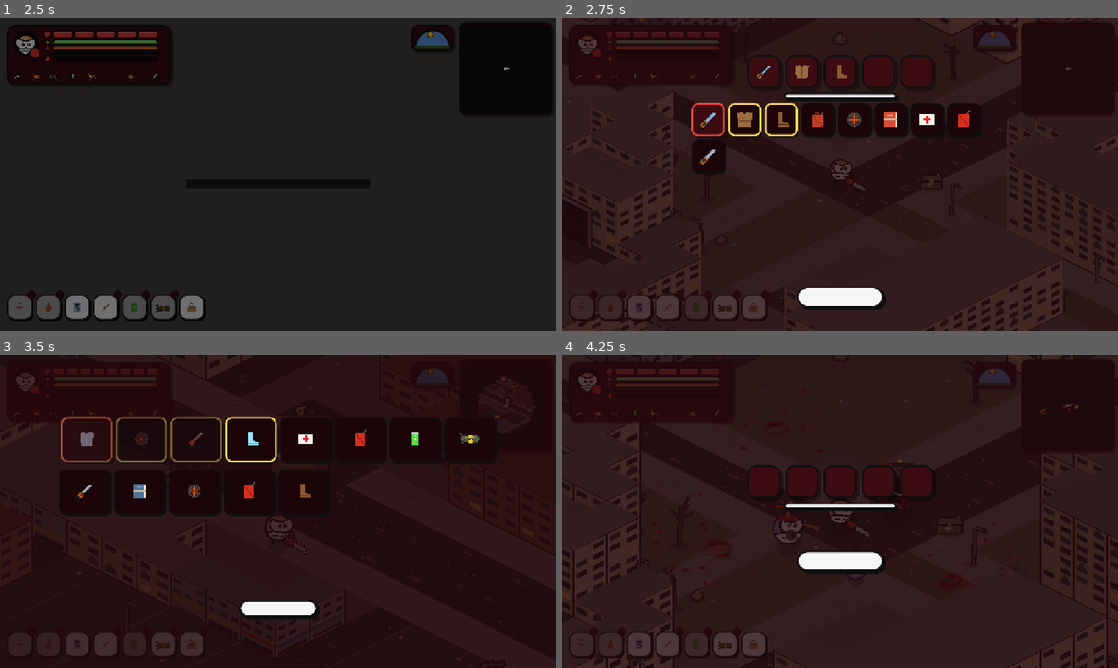
Above: before the commit, frames 1-4 (two rows, left to right).
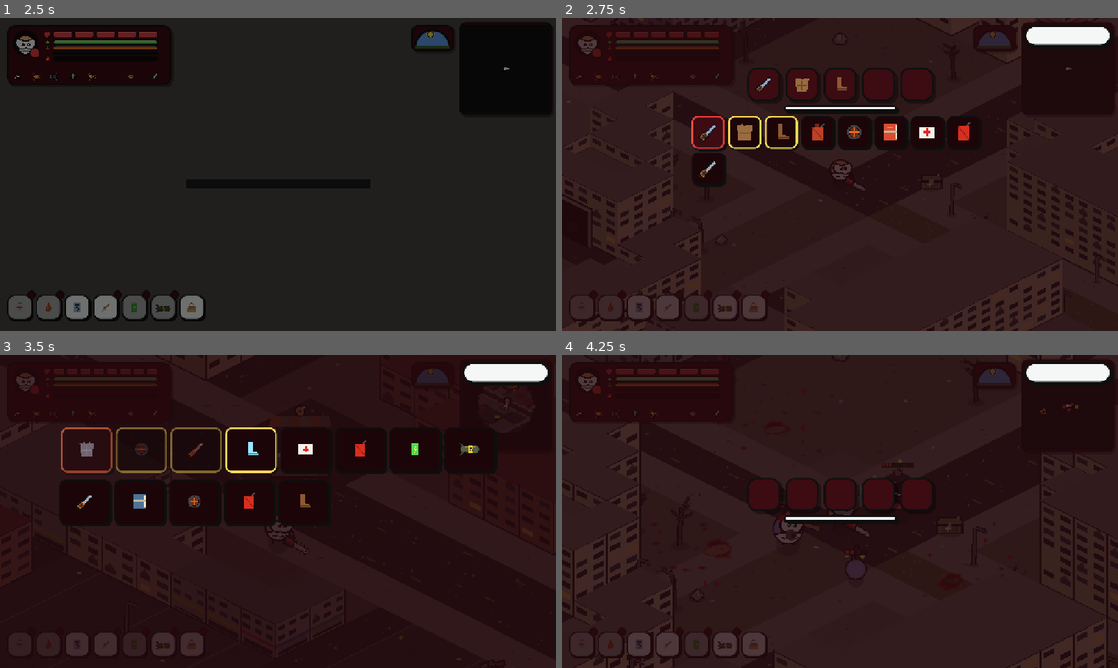
Above: after the commit, the same moments.

Repository: fdamore1984/ciccio-massacro
Game: Godot game, scene res://tools/store_capture.tscn
Same seed, same stepped clock (60 frames per second), same inputs: the game is played once before the commit and once after it. This scene is started directly instead of the project's main scene.
Inputs (mouse positions are in pixels of both pictures, inside the frame that each line leads up to):
- Up to frame 1 (2.5 s): tap Enter (ui_accept) at 0.5 s; move the mouse to (400, 158) at 0.52 s; hold D (move_right) 0.53-1.25 s; hold K (parry) 0.53-1.25 s; tap E (interact) at 0.6 s; click (400, 158) at 0.67 s; tap F (jump) at 0.77 s; drag from (166, 190) to (250, 237) at 1.27 s; move the mouse to (333, 105) at 2.02 s; hold D (move_right) from 2.03 s (still down); hold J (attack) from 2.03 s (still down); click (333, 105) at 2.17 s; tap K (parry) at 2.3 s
- Up to frame 2 (2.75 s): keep holding D (move_right); keep holding J (attack)
- Up to frame 3 (3.5 s): release D (move_right) at 2.75 s; release J (attack) at 2.75 s; drag from (250, 574) to (111, 464) at 2.77 s
- Up to frame 4 (4.25 s): move the mouse to (1006, 558) at 3.52 s; hold A (move_left) from 3.53 s (still down); hold Space (dodge) from 3.53 s (still down); click (1006, 558) at 3.67 s; tap F (jump) at 3.77 s; tap K (parry) at 3.8 s; tap I (inventory) at 4.15 s

Frame 1 is identical in both runs. In frame 2, 7.5% of the frame differs, in the area x 23-99%, y 2-94%; in frame 3, 5.2%; in frame 4, 3.9%.

Commit message:
Touch: tasto Interagisci e Chiudi in alto a destra
- Col touch vicino a un elemento con cui interagire compare il tasto
  verde Interagisci (TouchControls); il suggerimento sopra l'elemento
  mostra solo "Interagisci", senza il tasto della tastiera.
- Il pulsante Chiudi di inventario e negozio sta in alto a destra, come
  nella mappa, così non finisce mai fuori dallo schermo.
- Tutorial touch e docs/web.md aggiornati; screenshot e tutorial rigenerati.

Co-Authored-By: Claude Opus 5.5 <noreply@anthropic.com>
Claude-Session: https://claude.ai/code/session_01CG3rgCZVEuqp93eSYVJzZp

Diff:
--- a/data/translations.csv
+++ b/data/translations.csv
@@ -352,7 +352,7 @@
 TOUCH_FRENZY,Frenzy,Frenesia
 TUTORIAL_TOUCH_HINT,"Tap Back and Next to turn the pages, Close to go back","Tocca Indietro e Avanti per sfogliare, Chiudi per tornare"
 TUTORIAL_TOUCH_CONTROLS_TITLE,Touch controls,Controlli touch
-TUTORIAL_TOUCH_CONTROLS_TEXT,"Drag your thumb on the left ha …(206 unchanged characters)… u only think about moving and fighting. To open a crate or trade with a merchant, tap the prompt that appears above it.","Trascina il pollice nella metà sinistra dello schermo per muovere Ciccio. In alto a sinistra, sotto le barre: Menù (pausa), Zaino (inventario) e Mappa. In basso a destra: Attacco e Schivata. Salto, scorte, piastre di kevlar, torcia e parata sono automatici: pensi solo a muoverti e a combattere. Per aprire una cassa o trattare con un mercante tocca il suggerimento che compare sopra."
+TUTORIAL_TOUCH_CONTROLS_TEXT,"Drag your thumb on the left ha …(206 unchanged characters)… u only think about moving and fighting. Near a crate, a merchant or a door the green Interact button appears: tap it (or the prompt above the object) to use it.","Trascina il pollice nella metà sinistra dello schermo per muovere Ciccio. In alto a sinistra, sotto le barre: Menù (pausa), Zaino (inventario) e Mappa. In basso a destra: Attacco e Schivata. Salto, scorte, piastre di kevlar, torcia e parata sono automatici: pensi solo a muoverti e a combattere. Vicino a una cassa, a un mercante o a una porta compare il tasto verde Interagisci: toccalo (o tocca il suggerimento sopra l'oggetto) per usarlo."
 TUTORIAL_TOUCH_ATTACK_TITLE,One button to attack,Un tasto per attaccare
 TUTORIAL_TOUCH_ATTACK_TEXT,"Hold Attack and Cheech fights on his own: first the chainsaw combo, then a power strike, th …(671 unchanged characters)…
 TUTORIAL_TOUCH_DEFENSE_TITLE,Automatic defense,Difesa automatica
--- a/scripts/interact_prompt.gd
+++ b/scripts/interact_prompt.gd
@@ -9,6 +9,9 @@
 signal activated
 
 const PANEL_SIZE := Vector2(150, 44)
+## Modalità Touch: solo "Interagisci", senza tasto (si interagisce col
+## tasto a schermo apposta, vedi TouchControls, o toccando il suggerimento).
+const TOUCH_PANEL_SIZE := Vector2(130, 44)
 const FONT_SIZE := 18
 const KEY_RADIUS := 14.0
 ## Pillola crema col contorno nero, come i pulsanti del sito (vedi UiStyle).
@@ -19,13 +22,14 @@
 const COLOR_TEXT := UiStyle.INK
 
 var _panel := UiStyle.pill(COLOR_PANEL, 3, 4.0)
+var _size := TOUCH_PANEL_SIZE if Platform.touch_mode else PANEL_SIZE
 
 
 func _ready() -> void:
 	focus_mode = Control.FOCUS_NONE
 	flat = true
-	custom_minimum_size = PANEL_SIZE
-	size = PANEL_SIZE
+	custom_minimum_size = _size
+	size = _size
 	visible = false
 	pressed.connect(_on_pressed)
 
@@ -44,7 +48,7 @@
 ## Mostra il suggerimento sopra il punto del mondo dato.
 func show_at(world_point: Vector2) -> void:
 	var screen := get_viewport().get_canvas_transform() * world_point
-	position = (screen - Vector2(PANEL_SIZE.x / 2.0, PANEL_SIZE.y)).round()
+	position = (screen - Vector2(_size.x / 2.0, _size.y)).round()
 	if not visible:
 		visible = true
 		queue_redraw()
@@ -52,7 +56,10 @@
 
 func _draw() -> void:
 	var font := ThemeDB.fallback_font
-	draw_style_box(_panel, Rect2(Vector2.ZERO, PANEL_SIZE))
+	draw_style_box(_panel, Rect2(Vector2.ZERO, _size))
+	if Platform.touch_mode:
+		draw_string(font, Vector2(0, _size.y / 2.0 + 6.5), tr("INTERACT"), HORIZONTAL_ALIGNMENT_CENTER, _size.x, FONT_SIZE, COLOR_TEXT)
+		return
 	var controller := not Input.get_connected_joypads().is_empty()
 	var key := Vector2(PANEL_SIZE.y / 2.0 + 2.0, PANEL_SIZE.y / 2.0)
 	Shapes.disc(self, key, KEY_RADIUS + 2.5, UiStyle.INK)
--- a/scripts/inventory_panel.gd
+++ b/scripts/inventory_panel.gd
@@ -97,15 +97,19 @@
 	box.add_child(_details)
 	_hint = _label("", 16, Color(1, 1, 1, 0.55))
 	box.add_child(_hint)
-	# Per il touch e il mouse: col controller e la tastiera chiudono B, Esc e I.
+	# Per il touch e il mouse: col controller e la tastiera chiudono B, Esc e
+	# I. In alto a destra, così resta sempre sullo schermo.
 	var close_button := Button.new()
 	close_button.text = "PANEL_CLOSE"
 	close_button.focus_mode = Control.FOCUS_NONE
-	close_button.size_flags_horizontal = Control.SIZE_SHRINK_CENTER
-	close_button.custom_minimum_size = Vector2(200, 48)
 	close_button.add_theme_font_size_override("font_size", 22)
+	close_button.set_anchors_and_offsets_preset(Control.PRESET_TOP_RIGHT)
+	close_button.offset_left = -216
+	close_button.offset_right = -16
+	close_button.offset_top = 16
+	close_button.offset_bottom = 64
 	close_button.pressed.connect(close)
-	box.add_child(close_button)
+	add_child(close_button)
 
 
 func _label(text: String, font_size: int, color: Color) -> Label:
--- a/scripts/shop_panel.gd
+++ b/scripts/shop_panel.gd
@@ -80,10 +80,15 @@
 	box.add_child(_hint)
 	# Per chi gioca col mouse.
 	_close.text = "SHOP_CLOSE"
-	_close.size_flags_horizontal = Control.SIZE_SHRINK_CENTER
-	_close.custom_minimum_size = Vector2(180, 40)
+	# In alto a destra, come in inventario e mappa: resta sempre sullo schermo.
+	_close.add_theme_font_size_override("font_size", 22)
+	_close.set_anchors_and_offsets_preset(Control.PRESET_TOP_RIGHT)
+	_close.offset_left = -216
+	_close.offset_right = -16
+	_close.offset_top = 16
+	_close.offset_bottom = 64
 	_close.pressed.connect(close)
-	box.add_child(_close)
+	add_child(_close)
 
 
 func _label(text: String, font_size: int, color: Color) -> Label:
--- a/scripts/touch_assist.gd
+++ b/scripts/touch_assist.gd
@@ -56,6 +56,8 @@
 		return false
 	if kind == "h_bomb":
 		return player.h_bombs > 0
+	if kind == "interact":
+		return player.can_interact
 	return player.is_frenzy_full()
 
 
--- a/scripts/touch_controls.gd
+++ b/scripts/touch_controls.gd
@@ -31,6 +31,8 @@
 	{"action": "dodge", "label": "TOUCH_DODGE", "offset": Vector2(-270, -80), "radius": 50.0},
 	{"special": "h_bomb", "label": "TOUCH_H_BOMB", "offset": Vector2(-280, -220), "radius": 46.0, "color": Color(1.0, 0.85, 0.1, 0.55)},
 	{"special": "frenzy", "label": "TOUCH_FRENZY", "offset": Vector2(-120, -300), "radius": 46.0, "color": Color(1.0, 0.18, 0.12, 0.6)},
+	# Interagisci: solo vicino a qualcosa con cui interagire (vedi Player.can_interact).
+	{"action": "interact", "label": "INTERACT", "offset": Vector2(-420, -100), "radius": 54.0, "color": Color(0.25, 0.75, 0.35, 0.6)},
 ]
 
 var _stick_touch := -1
@@ -140,6 +142,8 @@
 	var special: String = button.get("special", "")
 	if special == "h_bomb" or special == "frenzy":
 		return TouchAssist.special_ready(special)
+	if button.get("action", "") == "interact":
+		return TouchAssist.special_ready("interact")
 	return true
 
 
Binary file changed: assets/tutorial/en/arsenal.png
Binary file changed: assets/tutorial/en/buildings.png
Binary file changed: assets/tutorial/en/combo.png
Binary file changed: assets/tutorial/en/dodge.png
Binary file changed: assets/tutorial/en/enemies.png
Binary file changed: assets/tutorial/en/frenzy_bar.png
Binary file changed: assets/tutorial/en/frenzy_special.png
Binary file changed: assets/tutorial/en/loot.png
Binary file changed: assets/tutorial/en/metro.png
Binary file changed: assets/tutorial/en/move.png
Binary file changed: assets/tutorial/en/parry.png
Binary file changed: assets/tutorial/en/progress.png
(and 52 more such lines)
